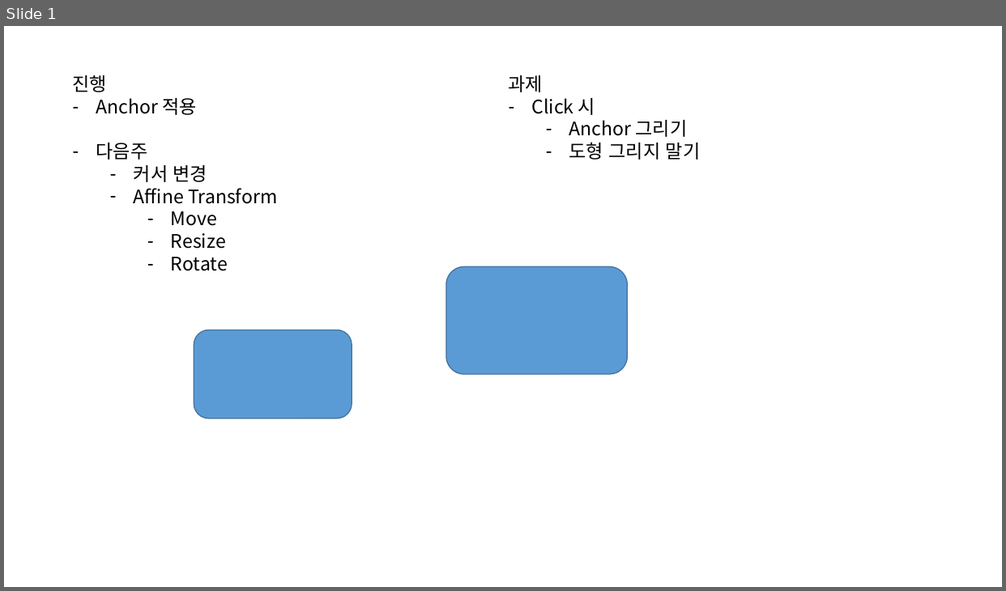
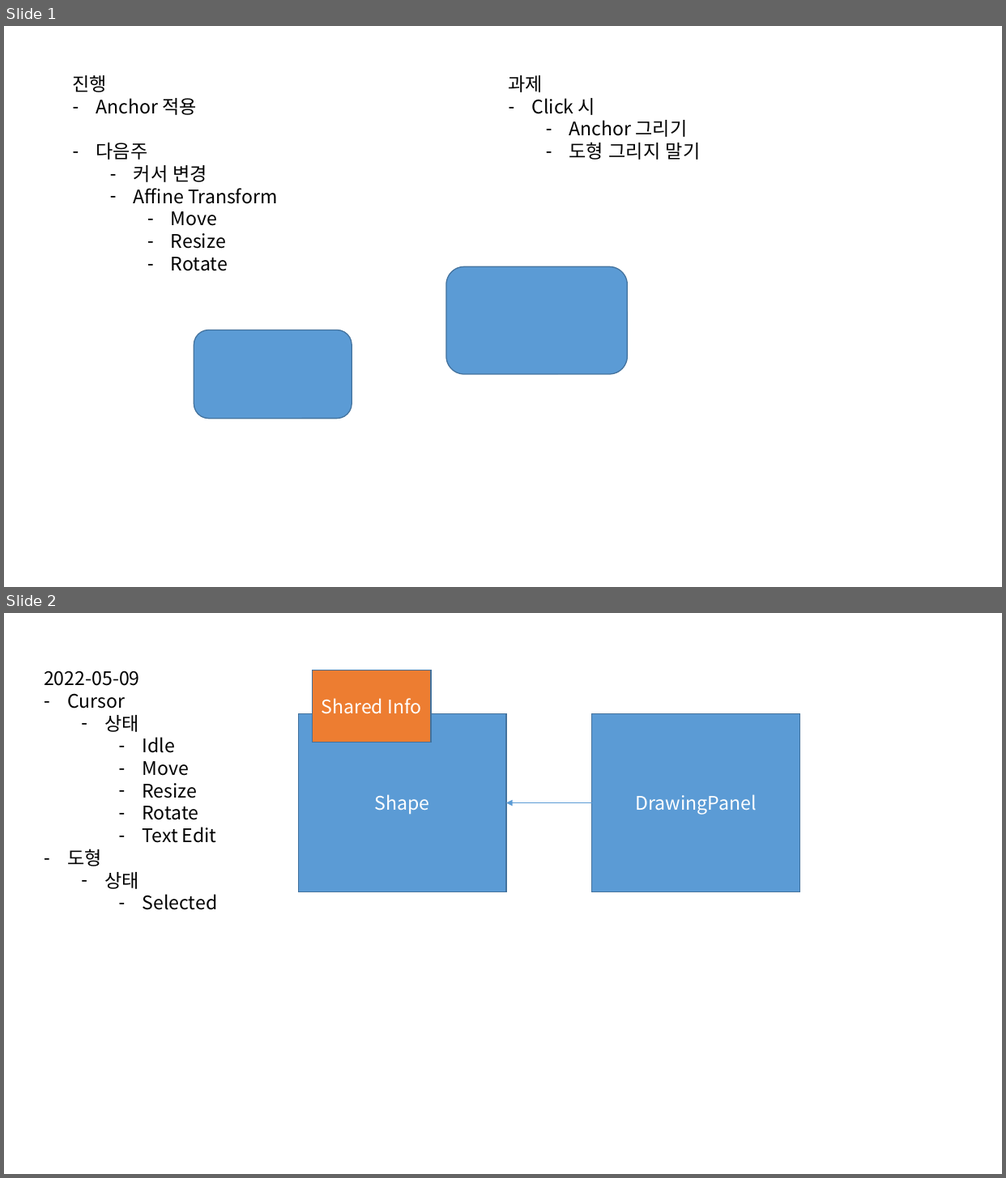
Before and after one commit to choi1019/classes-202201, a slide deck: graphicsEditorA_202201/doc/수업A.pptx. Shown one above the other, each under a label of ours: slide 1 before the commit, slides 1 and 2 after it. The pictures are 1006x591 and 1006x1178 pixels, drawn with LibreOffice and Linux fonts; fonts in the diff are those of the drawing. Boxes give left, top, right and bottom in pixels: in the first picture for what was removed or moved away, otherwise in the second. Text is boxed around its words. In the diff, an @@ line names an element or a change of style, - is before the commit and + after.

```diff
--- a/graphicsEditorA_202201/doc/수업A.pptx
+++ b/graphicsEditorA_202201/doc/수업A.pptx
@@ slide 2 added at [4, 613, 1002, 1174], background #FFFFFF @@
@@ text added at [44, 671, 217, 910], 18 pt, text #000000 @@
+2022-05-09
+– Cursor
+  – 상태
+    – Idle
+    – Move
+    – Resize
+    – Rotate
+    – Text Edit
+– 도형
+  – 상태
+    – Selected
@@ rectangle added at [313, 670, 432, 742], fill #ED7D31, outline #43739E 1 pt, 18 pt, text #FFFFFF @@
+Shared Info
@@ rectangle added at [298, 714, 506, 892], fill #5B9BD5, outline #43739E 1 pt, 18 pt, text #FFFFFF @@
+Shape
@@ rectangle added at [592, 714, 800, 892], fill #5B9BD5, outline #43739E 1 pt, 18 pt, text #FFFFFF @@
+DrawingPanel
@@ arrow added from (592, 803) to (506, 803), #5B9BD5 0.5 pt @@
```
Also in this commit, not shown: 1 other slide added, 9 other files.
